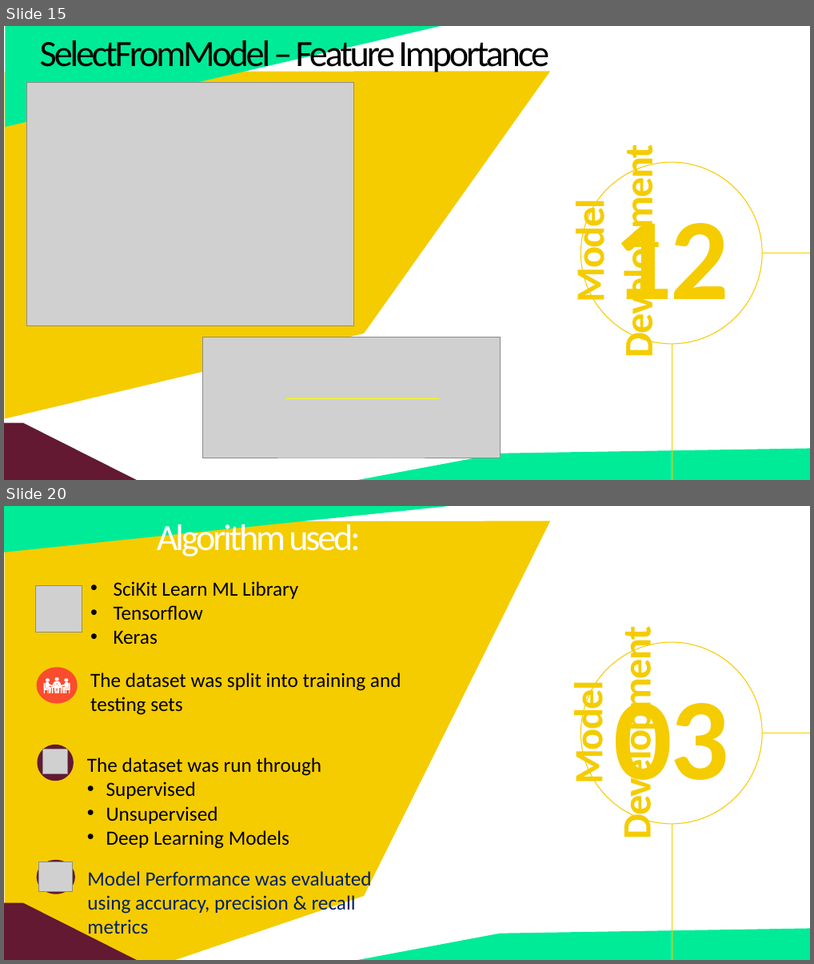
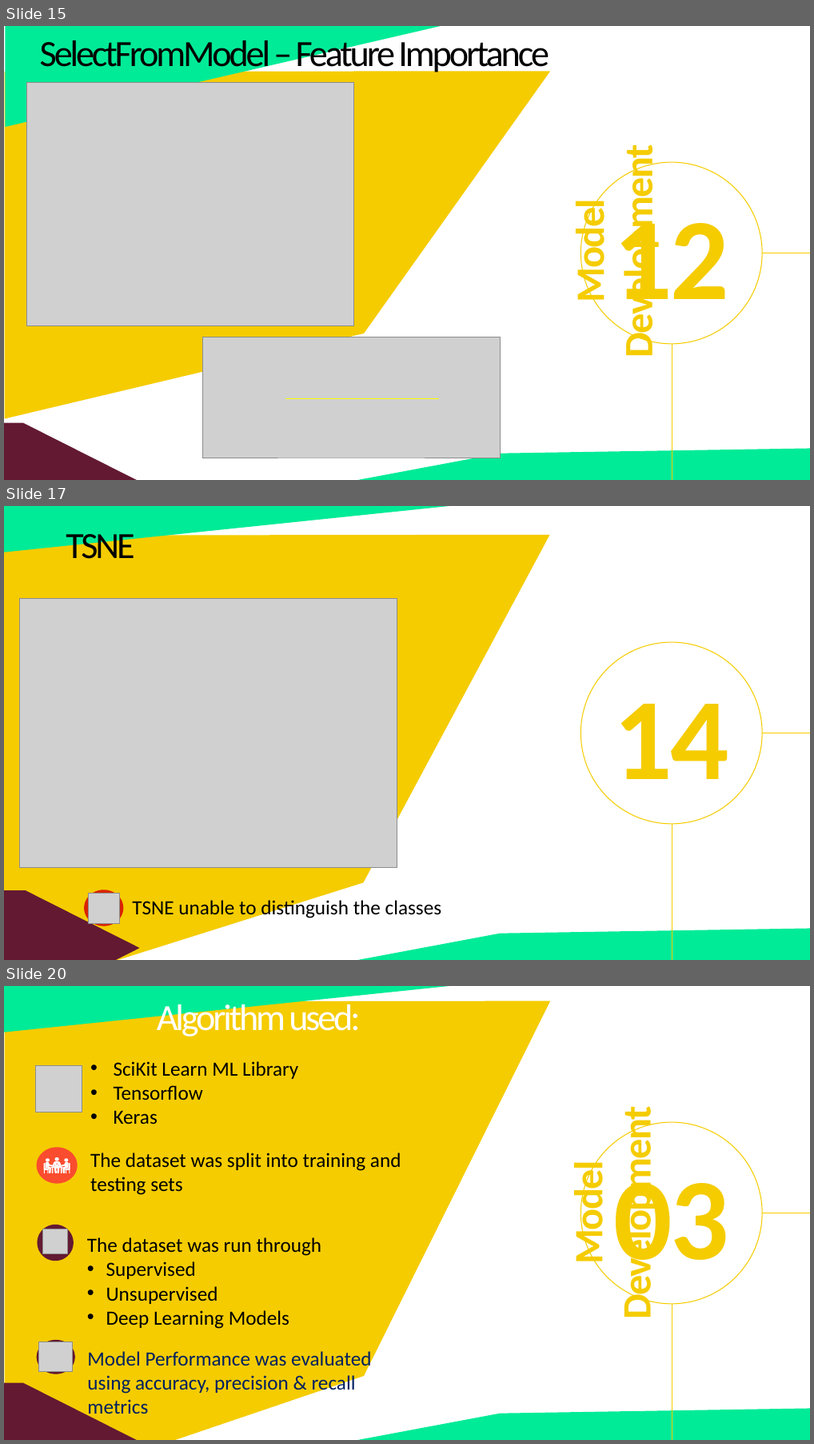
Before and after one commit to fbrowther/Detecting-Fraudulent-Credit-Card-Transactions-Using-Machine-Learning, a slide deck: CreditCardTransactions-Project4Group4.pptx. Shown one above the other, each under a label of ours: slides 15 and 20 before the commit, slides 15, 17 and 20 after it; the slides between them are not shown. The pictures are 814x964 and 814x1444 pixels, drawn with LibreOffice and Linux fonts; fonts in the diff are those of the drawing; grey boxes stand for pictures. Boxes give left, top, right and bottom in pixels: in the first picture for what was removed or moved away, otherwise in the second. Text is boxed around its words. In the diff, an @@ line names an element or a change of style, - is before the commit and + after.

```diff
--- a/CreditCardTransactions-Project4Group4.pptx
+++ b/CreditCardTransactions-Project4Group4.pptx
@@ slide 17 added at <box>4,506,810,960</box>, background #FFFFFF @@
@@ right triangle added at <box>4,506,450,552</box>, fill #00EB97 @@
@@ text added at <box>66,527,134,567</box>, 44 pt, text #000000 @@
+TSNE
@@ freeform shape added at <box>4,535,550,960</box>, fill #F5CC00 @@
@@ picture added at <box>20,599,398,867</box> @@
@@ ellipse added at <box>581,642,762,824</box>, outline #F5CC00 1 pt @@
@@ text added at <box>614,704,730,806</box>, 138 pt, text #F5CC00, bold @@
+14
@@ line added from (810, 733) to (762, 733), #F5CC00 0.5 pt @@
@@ line added from (672, 824) to (672, 960), #F5CC00 0.5 pt @@
@@ ellipse added at <box>84,889,123,926</box>, fill #D92405 @@
@@ pentagon arrow added at <box>4,890,139,960</box>, fill #631932 @@
@@ picture added at <box>89,892,119,924</box> @@
@@ text added at <box>132,898,442,920</box>, 24 pt, text #000000 @@
+TSNE unable to distinguish the classes
@@ freeform shape added at <box>354,928,810,960</box>, fill #00EB97 @@
```
Also in this commit, not shown: 2 slides changed, 2 other slides added, 3 slides removed.
